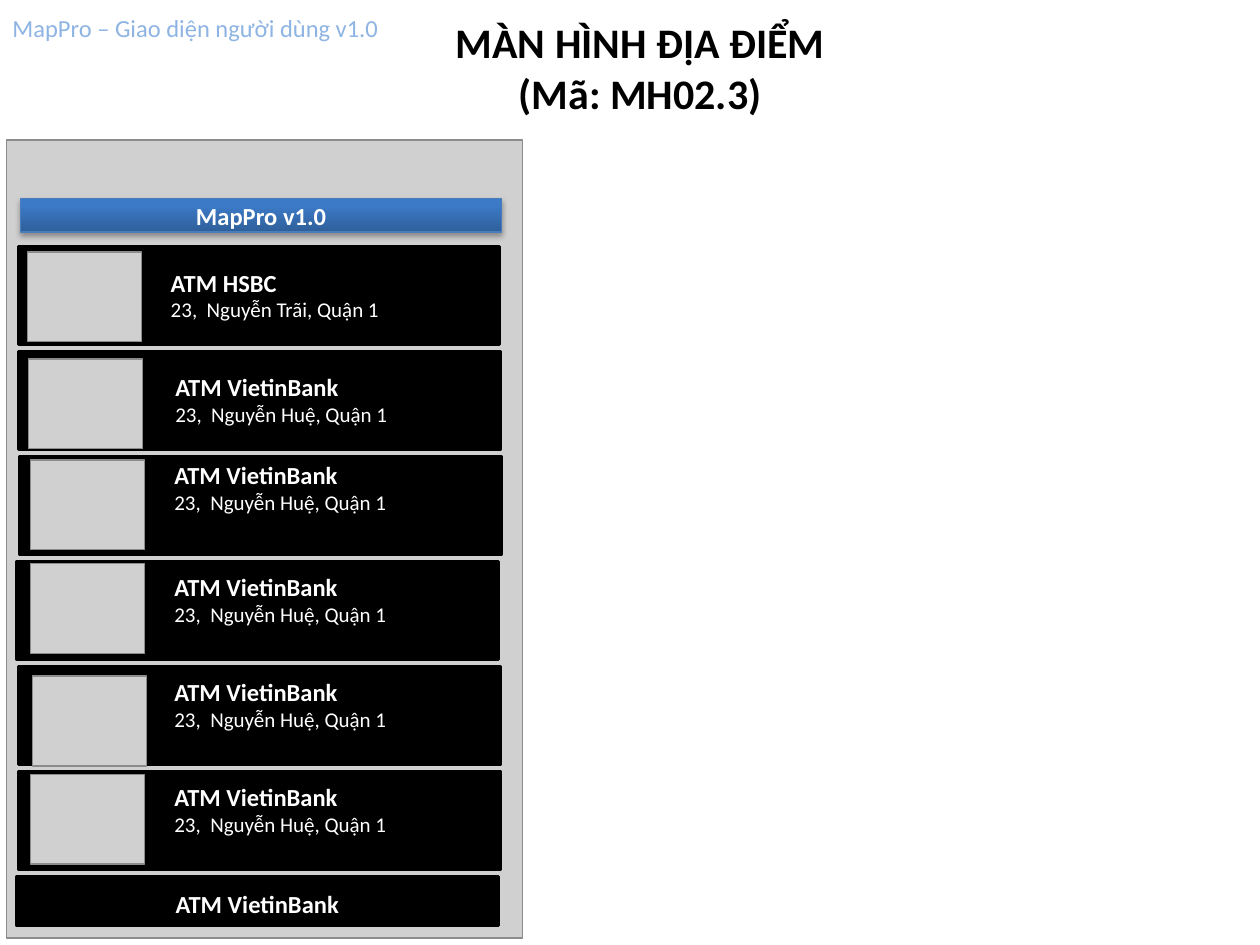
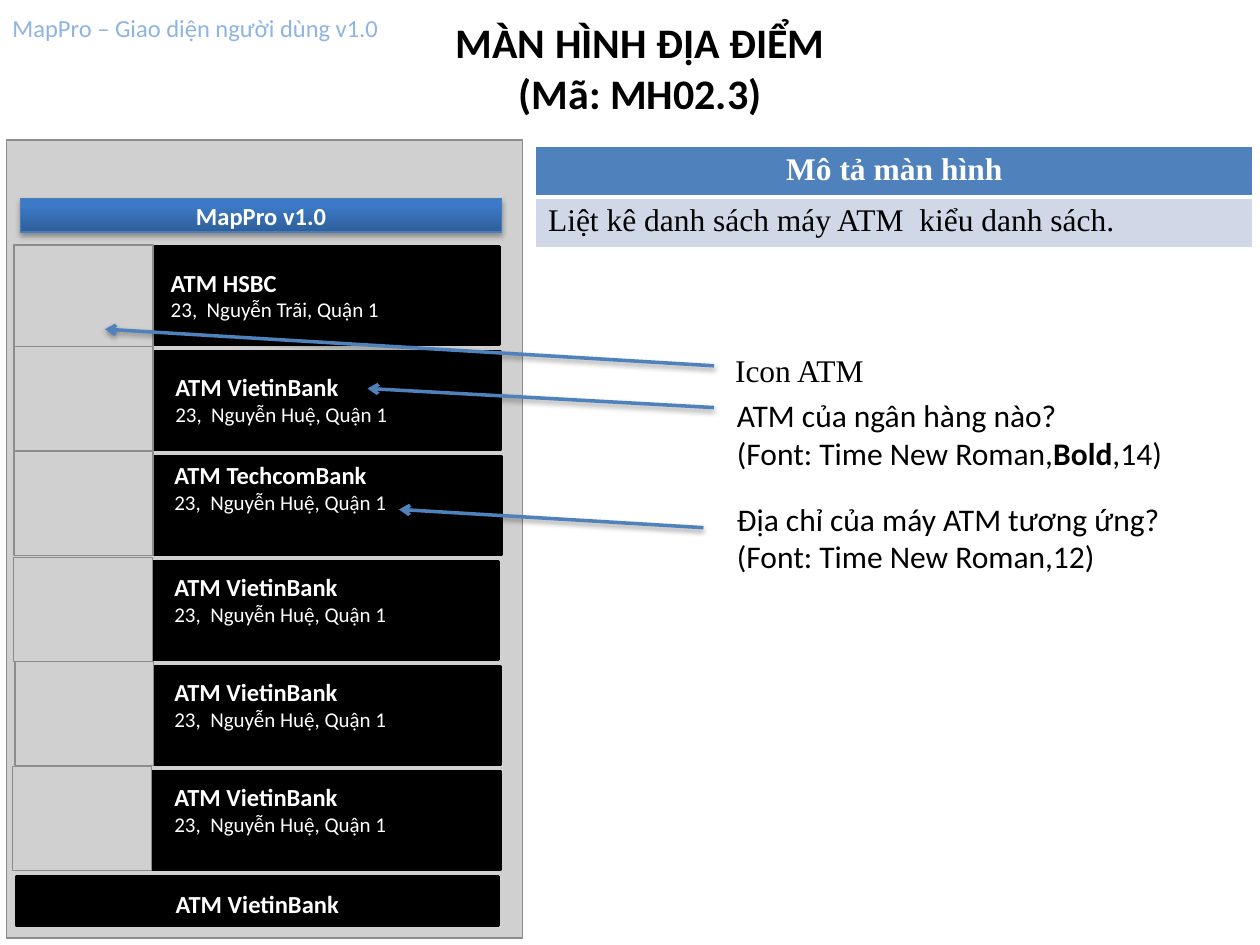
Before and after one commit to hungdien/google-map-api-and-map-on-android, a slide deck: slide 7 of Design/User Interface Design.pptx. Drawn at 1260x945 pixels with LibreOffice and Linux fonts; fonts in the diff are those of the drawing; grey boxes stand for pictures. Boxes give left, top, right and bottom in pixels: in the first picture for what was removed or moved away, otherwise in the second. Text is boxed around its words. In the diff, an @@ line names an element or a change of style, - is before the commit and + after.

```diff
--- a/Design/User Interface Design.pptx
+++ b/Design/User Interface Design.pptx
@@ table added at <box>536,146,1254,248</box>, 2 rows, 1 columns @@
+Mô tả màn hình
+Liệt kê danh sách máy ATM kiểu danh sách.
@@ picture: place and size @@
-picture at <box>28,252,142,341</box>
+picture at <box>14,246,152,350</box>
@@ arrow added from (714, 365) to (105, 329), #4F81BD 2 pt @@
@@ picture: place and size @@
-picture at <box>29,359,144,449</box>
+picture at <box>14,346,152,451</box>
@@ arrow added from (714, 407) to (368, 388), #4F81BD 2 pt @@
@@ text added at <box>735,361,863,383</box>, 18 pt, text #000000 @@
+Icon ATM
@@ text added at <box>737,405,1162,469</box>, 18 pt, text #000000 @@
+ATM của ngân hàng nào?
+(Font: Time New Roman,Bold,14)
@@ picture: place and size @@
-picture at <box>30,460,145,549</box>
+picture at <box>14,451,152,556</box>
@@ text at <box>174,466,367,485</box>: text changed @@
-ATM VietinBank
+ATM TechcomBank
@@ arrow added from (703, 528) to (399, 509), #4F81BD 2 pt @@
@@ text added at <box>737,509,1159,572</box>, 18 pt, text #000000 @@
+Địa chỉ của máy ATM tương ứng?
+(Font: Time New Roman,12)
@@ picture: place and size @@
-picture at <box>30,563,145,653</box>
+picture at <box>14,557,152,662</box>
@@ picture: place and size @@
-picture at <box>33,677,147,766</box>
+picture at <box>15,662,154,766</box>
@@ picture: place and size @@
-picture at <box>30,775,145,864</box>
+picture at <box>13,766,151,871</box>
```
Also in this commit, not shown: 7 other slides changed, 1 slide added.
